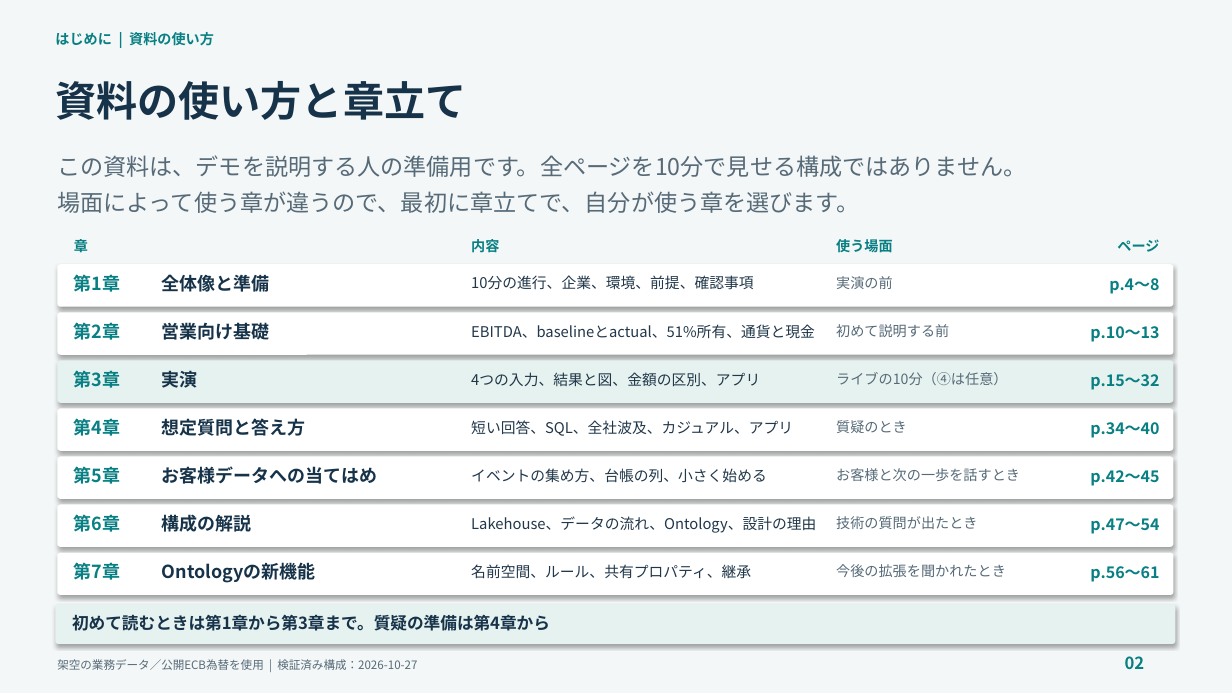
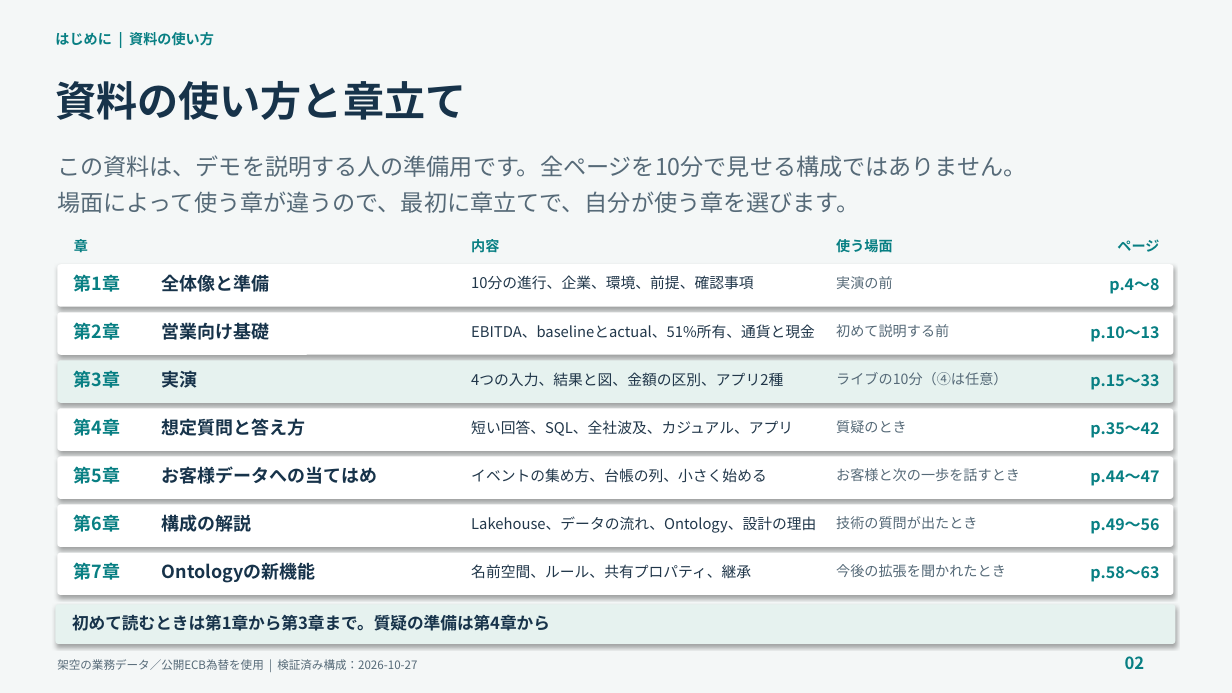
Before and after one commit to c-nova/FabricOntology_Trading, a slide deck: slide 2 of decks/TradingOntology_Demo_Presenter_Guide_JA.pptx. Drawn at 1232x693 pixels with LibreOffice and Linux fonts; fonts in the diff are those of the drawing. Boxes give left, top, right and bottom in pixels: in the first picture for what was removed or moved away, otherwise in the second. Text is boxed around its words. In the diff, an @@ line names an element or a change of style, - is before the commit and + after.

```diff
--- a/decks/TradingOntology_Demo_Presenter_Guide_JA.pptx
+++ b/decks/TradingOntology_Demo_Presenter_Guide_JA.pptx
@@ text at [471, 372, 783, 387]: text changed @@
-4つの入力、結果と図、金額の区別、アプリ
+4つの入力、結果と図、金額の区別、アプリ2種
@@ text at [1090, 374, 1159, 390]: text changed @@
-p.15〜32
+p.15〜33
@@ text at [1090, 422, 1159, 438]: text changed @@
-p.34〜40
+p.35〜42
@@ text at [1090, 470, 1159, 486]: text changed @@
-p.42〜45
+p.44〜47
@@ text at [1090, 518, 1159, 534]: text changed @@
-p.47〜54
+p.49〜56
@@ text at [1090, 566, 1159, 582]: text changed @@
-p.56〜61
+p.58〜63
```
Also in this commit, not shown: 31 other slides changed, 2 slides added, 8 other files.
